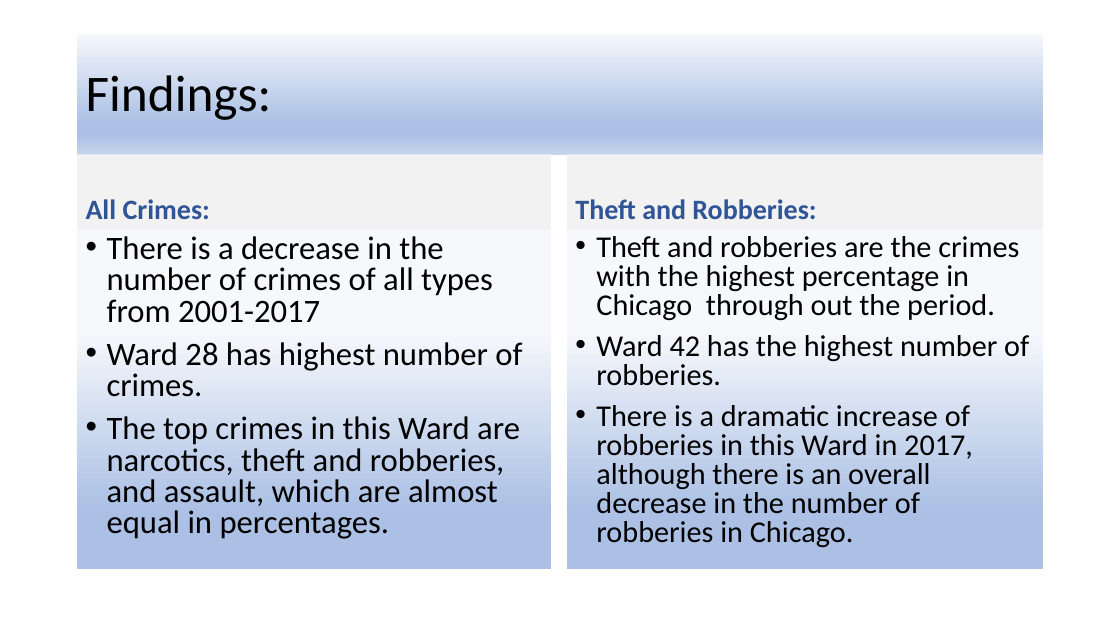
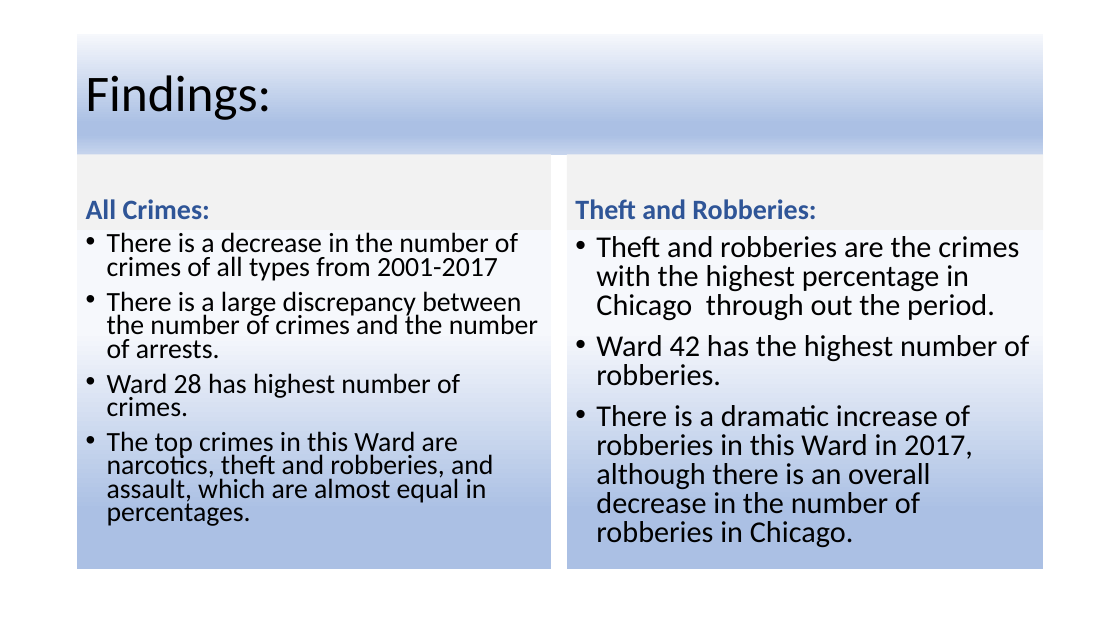
Before and after one commit to Mariamslmn/Crimes_study, a slide deck: slide 9 of Crime Analysis.pptx. Drawn at 1120x630 pixels with LibreOffice and Linux fonts; fonts in the diff are those of the drawing. Boxes give left, top, right and bottom in pixels: in the first picture for what was removed or moved away, otherwise in the second. Text is boxed around its words. In the diff, an @@ line names an element or a change of style, - is before the commit and + after.

Commit message:
ppt edited

```diff
--- a/Crime Analysis.pptx
+++ b/Crime Analysis.pptx
@@ text at [107, 232, 518, 526]: size 28 to 23.8 pt in "There is a decrease in the number ...", "Ward 28 has highest number of crimes.", "The top crimes in this Ward are ..."; line spacing 0.8 to 0.7 @@
@@ text at [107, 291, 538, 359]: paragraph added @@
+• There is a large discrepancy between the number of crimes and the number of arrests.
```
